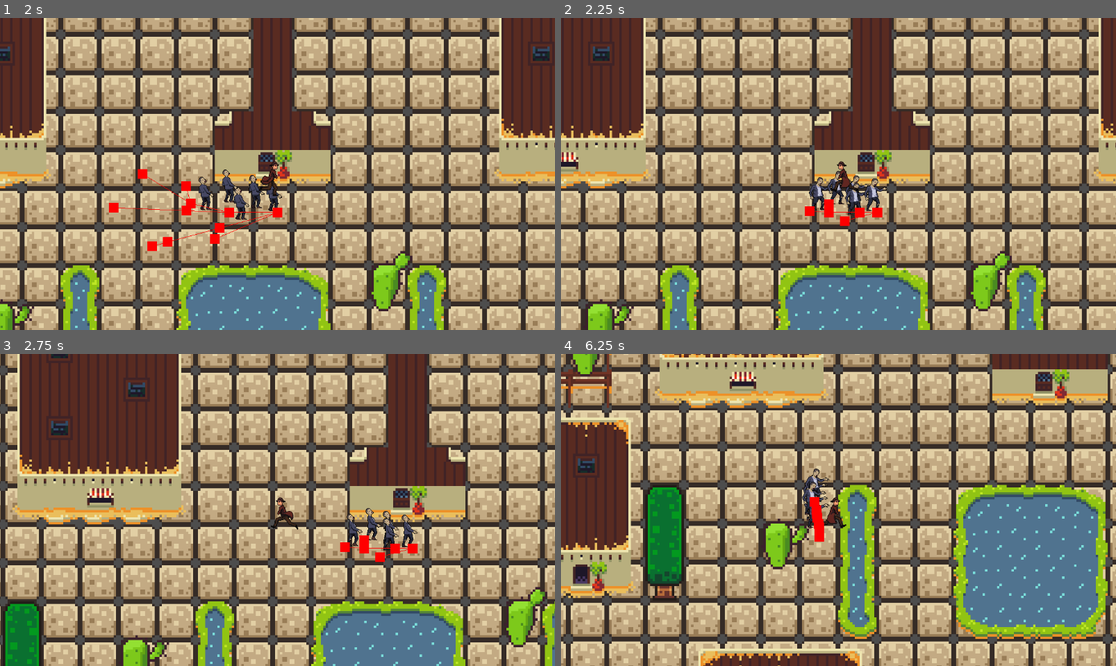
Above: before the commit, frames 1-4 (two rows, left to right).
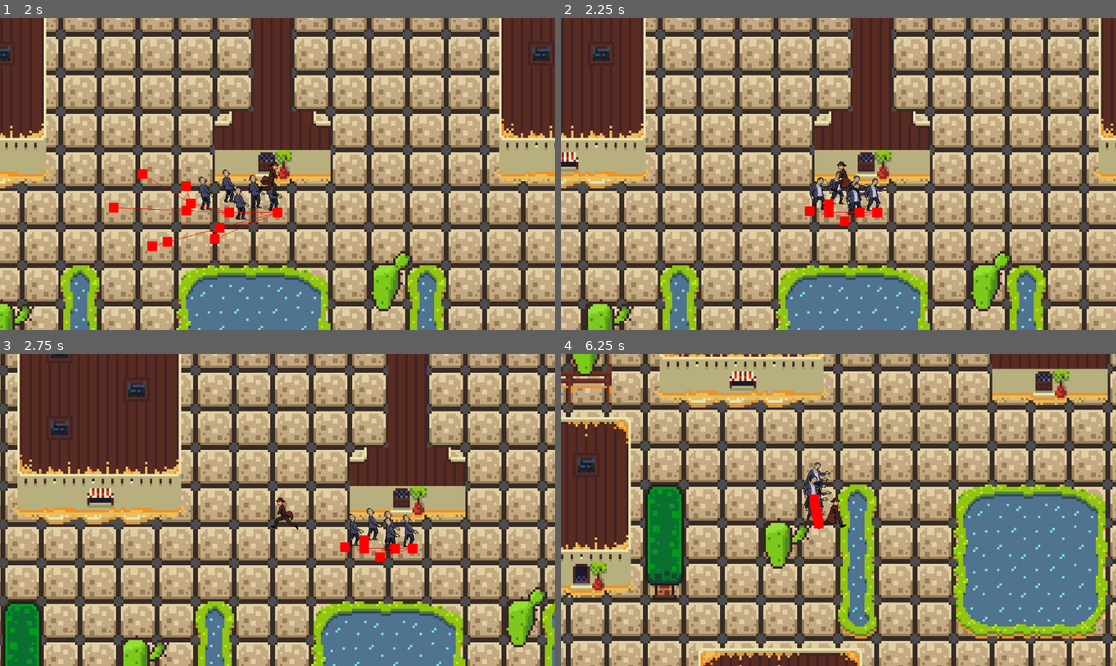
Above: after the commit, the same moments.

Repository: shauryaexe1/Zombie-Wars-
Game: Godot game, scene res://Scenes/main_game.tscn
The game is run twice, just before and just after one commit, with the same random seed, the same clock (stepped at 60 frames per second) and the same inputs.
Inputs:
- Up to frame 1 (2 s): tap Enter at 0.5 s; hold Up (ui_up) from 0.53 s (still down)
- Up to frame 2 (2.25 s): release Up (ui_up) at 2.03 s; hold Left (ui_left) from 2.03 s (still down)
- Up to frame 3 (2.75 s): keep holding Left (ui_left)
- Up to frame 4 (6.25 s): release Left (ui_left) at 3.53 s; hold Down (ui_down) 3.53-4.28 s; hold Right (ui_right) 4.28-5.03 s; hold Up (ui_up) 5.03-5.78 s; hold Right (ui_right) from 5.78 s (still down)

Frame 1 is identical in both runs. In frame 2, 0.3% of the frame differs, in the area x 44-59%, y 48-64%; in frame 3, 0.5%; in frame 4, 7.2%, in the area x 0-100%, y 0-100%.

Commit message:
Working on Sprint 2 and 3 mix
Today i made the gun and attached it to the player. By tommorow i will be able to finish the players gun shooting and random zombie spawning.

Diff:
--- a/Scenes/player.tscn
+++ b/Scenes/player.tscn
@@ -5,6 +5,7 @@
 [ext_resource type="Texture2D" uid="uid://gw5v7gquldmt" path="res://All design/gangster-pixel-character-sprite-sheets-pack 3/Gangsters_1/Dead.png" id="2_fkybt"]
 [ext_resource type="Texture2D" uid="uid://vul21817rd0s" path="res://All design/gangster-pixel-character-sprite-sheets-pack 3/Gangsters_1/Run.png" id="3_6t5aa"]
 [ext_resource type="Texture2D" uid="uid://c3j2v5powyco1" path="res://All design/gangster-pixel-character-sprite-sheets-pack 3/Gangsters_1/Hurt.png" id="3_x3wgy"]
+[ext_resource type="PackedScene" uid="uid://da5isopfggawu" path="res://gun.tscn" id="6_x3wgy"]
 
 [sub_resource type="AtlasTexture" id="AtlasTexture_igrcy"]
 atlas = ExtResource("2_fkybt")
@@ -234,3 +235,6 @@
 
 [node name="Camera2D" type="Camera2D" parent="." unique_id=1318759121]
 zoom = Vector2(5, 5)
+
+[node name="Gun" parent="." unique_id=1484658533 instance=ExtResource("6_x3wgy")]
+position = Vector2(3, 2)
--- /dev/null
+++ b/gun.tscn
@@ -0,0 +1,37 @@
+[gd_scene format=3 uid="uid://da5isopfggawu"]
+
+[ext_resource type="Texture2D" uid="uid://b0wguf5oox68f" path="res://Assests/Shotgun FREE/shotgun1-Sheet.png" id="1_vk1bi"]
+
+[sub_resource type="CircleShape2D" id="CircleShape2D_dk5gl"]
+radius = 17.0
+
+[sub_resource type="AtlasTexture" id="AtlasTexture_kw0bs"]
+atlas = ExtResource("1_vk1bi")
+region = Rect2(0, 0, 64, 25)
+
+[sub_resource type="SpriteFrames" id="SpriteFrames_8iju2"]
+animations = [{
+"frames": [{
+"duration": 1.0,
+"texture": SubResource("AtlasTexture_kw0bs")
+}],
+"loop": true,
+"name": &"Gun",
+"speed": 5.0
+}]
+
+[node name="Gun" type="Area2D" unique_id=1484658533]
+
+[node name="CollisionShape2D" type="CollisionShape2D" parent="." unique_id=2003941940]
+shape = SubResource("CircleShape2D_dk5gl")
+
+[node name="WeaponPivot" type="Marker2D" parent="." unique_id=335028395]
+
+[node name="Shotgun" type="AnimatedSprite2D" parent="WeaponPivot" unique_id=1385587619]
+position = Vector2(1.000001, -1)
+scale = Vector2(0.13999999, 0.14)
+sprite_frames = SubResource("SpriteFrames_8iju2")
+animation = &"Gun"
+
+[node name="Shooting Point" type="Marker2D" parent="WeaponPivot/Shotgun" unique_id=50525463]
+position = Vector2(7.142854, 0)
Binary file added: Assests/Shotgun FREE/shotgun1-Sheet.png
Not shown, added: Assests/Shotgun FREE/shotgun1-Sheet.png.import
Binary file added: Assests/Shotgun FREE/shotgun1.ase
Binary file added: Assests/Shotgun FREE/shotgun2-Sheet.png
Not shown, added: Assests/Shotgun FREE/shotgun2-Sheet.png.import
Binary file added: Assests/Shotgun FREE/shotgun2.ase
